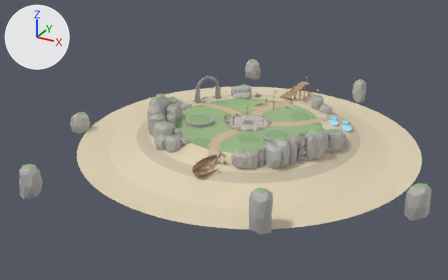
One commit to the OBJ model HtfFortress/Models/FortressIsland.obj: the scene before it, then after it.
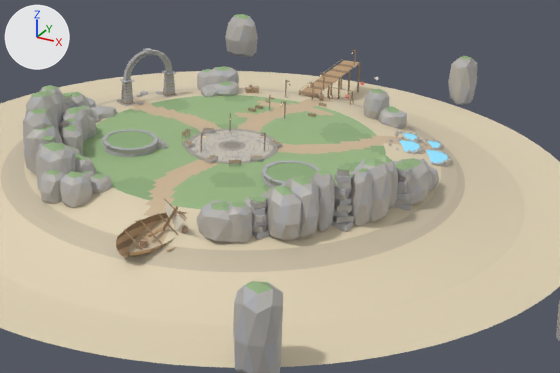
Old and new are each drawn whole from a 50 mm lens placed at (68.3, -137.5, 63.3), pointed at (-4.0, -6.0, -2.4) and again close up on the part from 30% to 91% of the width and 19% to 83% of the height. The axes (+X, +Y, +Z) are drawn at upper left. The lights are the same throughout. The older version's two pictures come first. Where no turn or scale is listed for an object, it has been applied to the vertices. Vertices at exactly the same position are counted once.

Objects in the first close-up: 'FortressIsland'.
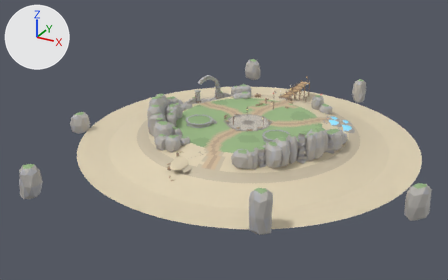
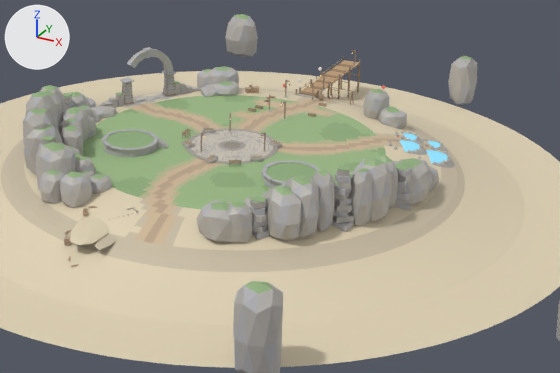
What the commit changed:
Material 'IslPathWet' (mat_islpathwet) is new.
Its base color is (0.52, 0.39, 0.26) (beige #bfa88b).
Material 'IslCord' (mat_islcord) is new.
Its base color is (0.66, 0.56, 0.4) (beige #d4c5aa).
Material 'IslSandDrift' (mat_islsanddrift) is new.
Its base color is (0.76, 0.66, 0.47) (beige #e2d4b6).
Material 'VkBrass' (mat_vkbrass) is new.
Its base color is (0.72, 0.56, 0.26) (yellow #ddc58b).
Material 'IslGateStone' (mat_islgatestone) is new.
Its base color is (0.5, 0.49, 0.46) (grey #bcbab5).
Material 'VkSeam' (mat_vkseam) is new.
Its base color is (0.2, 0.13, 0.09) (brown #7c6555).
Material 'IslPathEdge' (mat_islpathedge) is new.
Its base color is (0.5, 0.49, 0.29) (beige #bcba93).
Material 'WreckIron' (mat_wreckiron) is new.
Its base color is (0.26, 0.23, 0.21) (grey #8b847e).
Material 'IslWetDrift' (mat_islwetdrift) is new.
Its base color is (0.6, 0.52, 0.38) (beige #cbbfa6).
Material 'VkCream' (mat_vkcream) is new.
Its base color is (0.86, 0.82, 0.72) (white #efeadd).
me_fortressisland is used by ob_fortressisland; location (0.0, 0.0, 0.0).
me_fortressisland had 19066 vertices, 32856 faces and spanned x -46.7..51.3, y -52.6..52.1, z -4.5..9.0.
me_fortressisland now has 20561 vertices, 35338 faces and spans x -46.7..51.3, y -52.6..52.1, z -4.5..9.0.
me_fortressisland part 1: the loose piece of 70 vertices spanning x 5.7..6.3, y -23.8..-23.2, z 0.2..1.0 is moved by (-12.6, -0.9, -0.3).
me_fortressisland part 2: 86 loose pieces with 836 vertices, spanning x -23.1..24.9, y -30.5..40.1, z -1.8..8.2, are deleted.
me_fortressisland part 3: 140 vertices moved from x -21.5..25.0, y 6.7..40.9, z -1.3..5.4 to x -21.5..25.7, y 6.7..40.9, z -1.3..5.4; 409 vertices removed from x -21.3..24.9, y 6.9..40.8, z -1.3..6.1; 2183 vertices added at x -24.5..24.8, y 2.2..40.9, z -1.4..8.3.
me_fortressisland part 4: 536 vertices added at x -7.1..-0.6, y -32.3..-19.7, z -2.4..0.8.
me_fortressisland part 5: 88 faces spanning x -24.5..22.1, y -26.5..26.5, z -0.5..1.1 switch from mat_sand (beige #e2d4b6) to mat_islwetsand (beige #cbbfa6).
me_fortressisland part 6: 26 faces spanning x -20.8..-15.7, y 9.5..14.3, z 0.4..0.9 switch from mat_sand (beige #e2d4b6) to mat_islgatestone (grey #bcbab5).
me_fortressisland part 7: 18 faces spanning x -14.1..12.6, y -6.7..14.9, z 0.9..1.2 switch from mat_grass (green #9ebc86) to mat_islpath (beige #d1ba99).
me_fortressisland part 8: 270 faces spanning x -16.0..15.5, y -19.4..19.5, z 0.9..1.2 switch from mat_grass (green #9ebc86) to mat_islpathedge (beige #bcba93).
me_fortressisland part 9: 314 faces spanning x -23.5..20.9, y -26.4..26.5, z -0.5..1.2 switch from mat_islpath (beige #d1ba99) to mat_islpathwet (beige #bfa88b).
me_fortressisland part 10: 78 faces spanning x -17.7..17.3, y -19.4..12.0, z 0.9..1.2 switch from mat_islgrassdark (green #90af7c) to mat_islpathedge (beige #bcba93).
Other edits to the shape of me_fortressisland do not show in these pictures.
me_fortressisland no longer uses material mat_islsail (white #f6f1e5).
me_fortressisland gains material mat_islcord (beige #d4c5aa).
me_fortressisland gains material mat_islsanddrift (beige #e2d4b6).
me_fortressisland gains material mat_islwetdrift (beige #cbbfa6).
me_fortressisland gains material mat_wreckiron (grey #8b847e).
me_fortressisland gains material mat_vkseam (brown #7c6555).
me_fortressisland gains material mat_vkbrass (yellow #ddc58b).
me_fortressisland gains material mat_vkcream (white #efeadd).

Pixel boxes (x1, y1, x2, y2) of what changed, in the close-ups (560 x 373 px; the box of a moved part takes in the faces that stretch with it):
part 1 of me_fortressisland, moved or reshaped: before (182, 227, 188, 234); after (83, 209, 88, 216)
part 2 of me_fortressisland, deleted: before (116, 48, 442, 257)
part 3 of me_fortressisland, built on: before (119, 60, 451, 167); after (100, 47, 455, 168)
part 4 of me_fortressisland, added: after (65, 206, 139, 267)
part 5 of me_fortressisland, recoloured: before (114, 95, 427, 246); after (122, 96, 406, 246)
part 6 of me_fortressisland, recoloured: before (138, 94, 174, 102)
part 7 of me_fortressisland, recoloured: (158, 110, 335, 161) in both
part 8 of me_fortressisland, recoloured: (146, 99, 364, 206) in both
part 9 of me_fortressisland, recoloured: (139, 98, 425, 243) in both
part 10 of me_fortressisland, recoloured: (136, 102, 384, 199) in both
